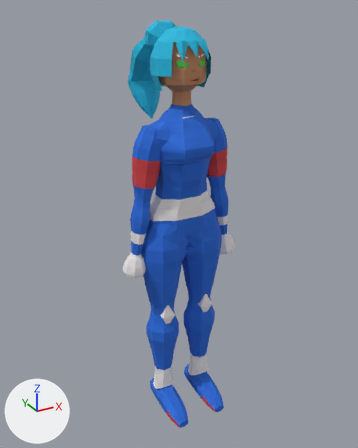
The glTF model src/data/comet.glb: old version first, new version second.
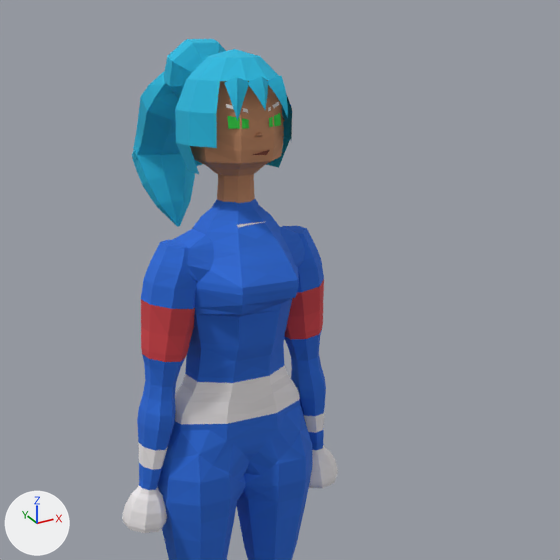
Each version appears first whole from a 50 mm camera at (-0.923, -1.657, 1.732) aimed at (0.033, 0.082, 0.863), and next in a close-up on the part from 16% to 98% of the width and 0% to 65% of the height. Arrows for +X, +Y and +Z are at lower left; the lights stay in place. The first two pictures are the older version. Vertices at exactly the same position are counted once.

The scene before the commit, as lines of its bpy script (objects in view):
```python
me_mesh_0 = bpy.data.meshes.new('Mesh_0')
me_mesh_0.from_pydata(...)  # 1874 vertices, 3652 faces; spans x -0.26..0.26, y -0.19..0.37, z 0.0..1.68
me_mesh_0.materials.append(mat_material_0)
ob_runner_body = bpy.data.objects.new('Runner_body', me_mesh_0)
ob_runner_body.location = (0.0, 0.0, 0.0)
```
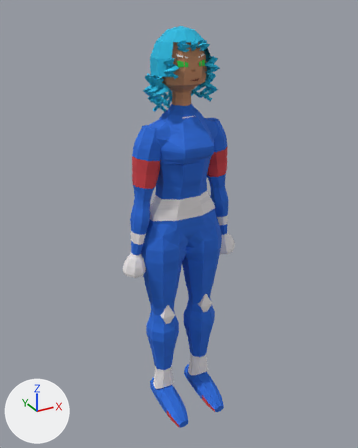
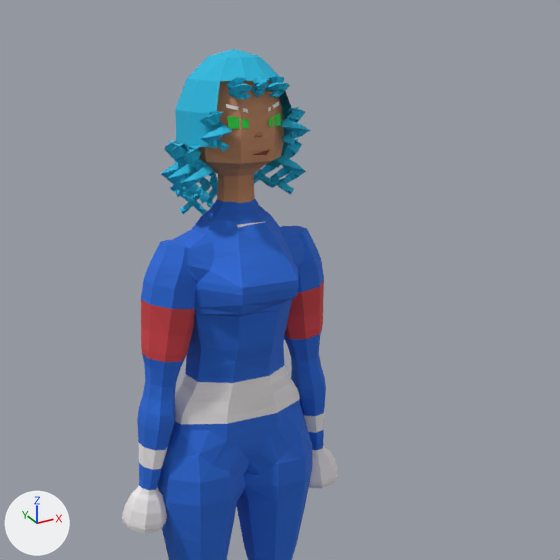
Where the change shows, as pixel boxes [x1, y1, x2, y2] in the close-ups (560 x 560 px):
'Runner_body', reshaped
    before: [122, 39, 338, 560]
    after: [122, 49, 338, 560]
part 1 of me_mesh_0, deleted (cyan)
    before: [133, 72, 180, 159]
part 2 of me_mesh_0, deleted (cyan)
    before: [163, 39, 226, 100]
part 3 of me_mesh_0, deleted (cyan)
    before: [132, 150, 195, 227]
part 4 of me_mesh_0, built on
    before: [224, 76, 288, 121]
    after: [161, 75, 311, 215]

Diff of the bpy script that builds the scene:
```diff
--- a/src/data/comet.glb.py
+++ b/src/data/comet.glb.py
@@ me_mesh_0 @@
 # used by ob_runner_body; location = (0.0, 0.0, 0.0)
-me_mesh_0.from_pydata(...)  # 1874 vertices, 3652 faces; spans x -0.26..0.26, y -0.19..0.37, z 0.0..1.68
+me_mesh_0.from_pydata(...)  # 2369 vertices, 4606 faces; spans x -0.26..0.26, y -0.19..0.14, z 0.0..1.67
+# me_mesh_0 part 1: the loose piece of 90 vertices spanning x -0.08..0.08, y 0.16..0.36, z 1.42..1.65 is deleted
+# me_mesh_0 part 2: the loose piece of 90 vertices spanning x -0.07..0.07, y 0.09..0.19, z 1.56..1.68 is deleted
+# me_mesh_0 part 3: the loose piece of 70 vertices spanning x -0.07..0.07, y 0.26..0.37, z 1.29..1.47 is deleted
+# me_mesh_0 part 4: 10 vertices moved within x -0.06..0.06, y -0.1..0.12, z 1.56..1.62; 42 vertices removed from x -0.06..0.06, y -0.11..-0.06, z 1.55..1.63; 801 vertices added at x -0.14..0.14, y -0.12..0.13, z 1.32..1.63
+# other edits to the shape of me_mesh_0 do not show in these pictures
 me_mesh_0.materials.append(mat_material_0)
```
